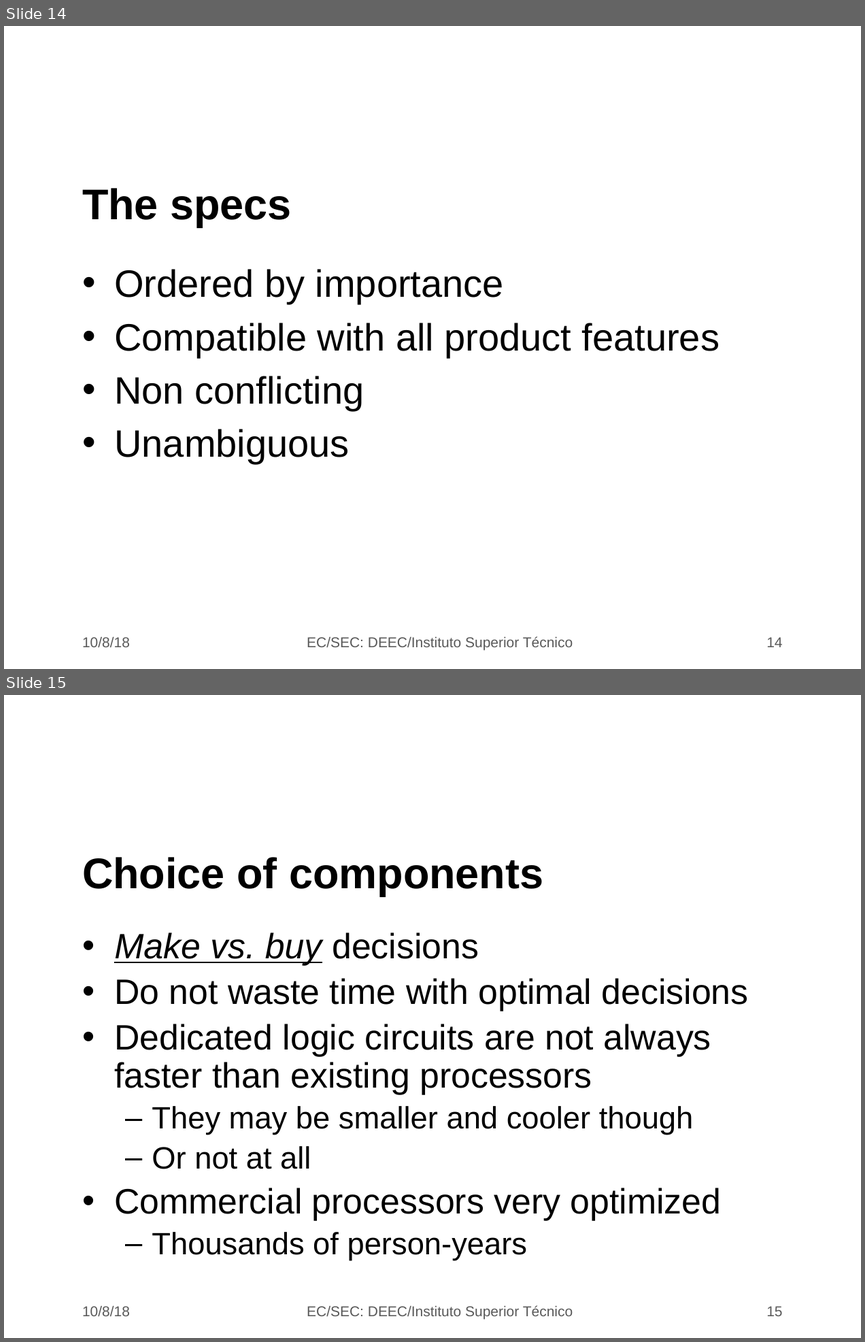
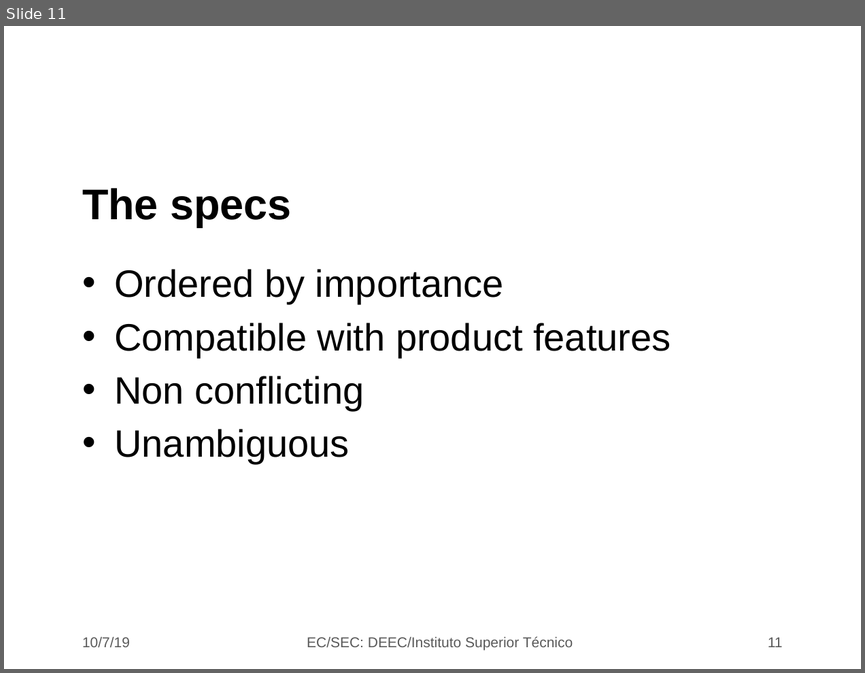
Before and after one commit to jjts/ist-sec, a slide deck: lectures/l6_design_choices/l6.odp. Shown one above the other, each under a label of ours: slides 14 and 15 before the commit, slide 11 after it. The pictures are 865x1342 and 865x673 pixels, drawn with LibreOffice and Linux fonts; fonts in the diff are those of the drawing; background and template pictures are left out. Boxes give left, top, right and bottom in pixels: in the first picture for what was removed or moved away, otherwise in the second. Text is boxed around its words. In the diff, an @@ line names an element or a change of style, - is before the commit and + after.

```diff
--- a/lectures/l6_design_choices/l6.odp
+++ b/lectures/l6_design_choices/l6.odp
@@ slide 15 removed at box(4, 695, 861, 1338), background picture (left out) @@
@@ title removed at box(82, 857, 543, 896) @@
-Choice of components
@@ text removed at box(114, 932, 749, 1261) @@
-• Make vs. buy decisions
-• Do not waste time with optimal decisions
-• Dedicated logic circuits are not always faster than existing processors
-  – They may be smaller and cooler though
-  – Or not at all
-• Commercial processors very optimized
-  – Thousands of person-years
@@ text removed at box(82, 1306, 130, 1316) @@
-10/8/18
@@ text removed at box(307, 1305, 572, 1319) @@
-EC/SEC: DEEC/Instituto Superior Técnico
@@ page number removed at box(766, 1306, 782, 1316) @@
-15
@@ what was slide 14 is now slide 11 @@
@@ slide 11 changed as well @@
@@ text at box(114, 322, 670, 357): text changed @@
-• Compatible with all product features
+• Compatible with product features
@@ text at box(82, 637, 130, 647): text changed @@
-10/8/18
+10/7/19
@@ page number at box(768, 637, 783, 647): text changed @@
-14
+11
```
Also in this commit, not shown: 18 other slides changed, 7 other slides removed.
